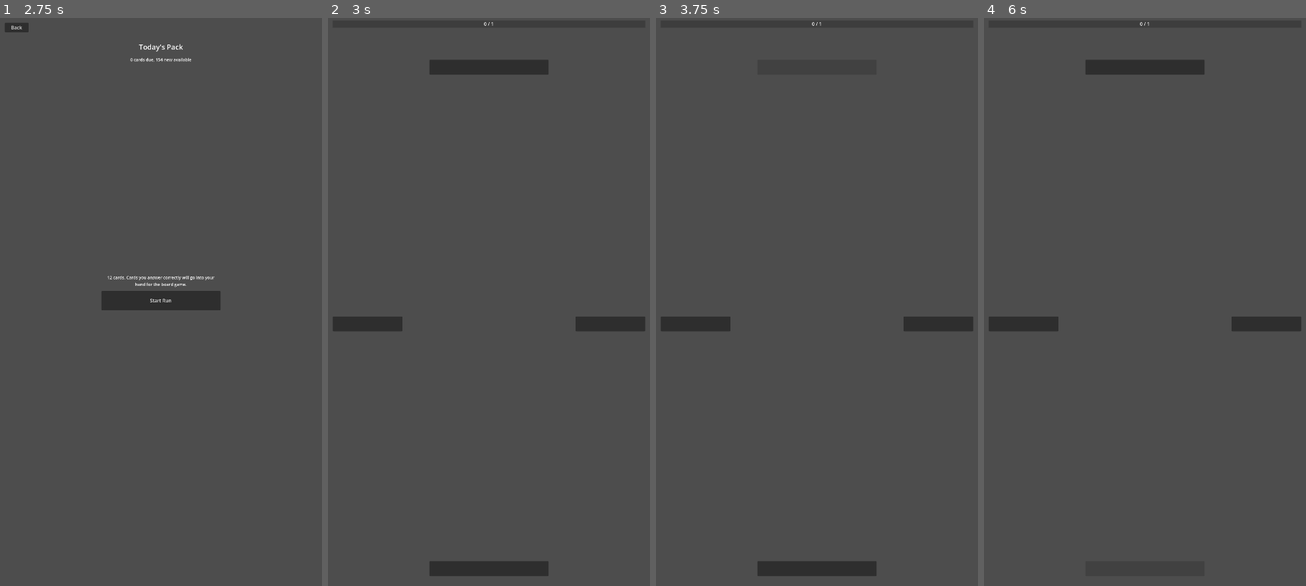
Above: before the commit, frames 1-4 (left to right).
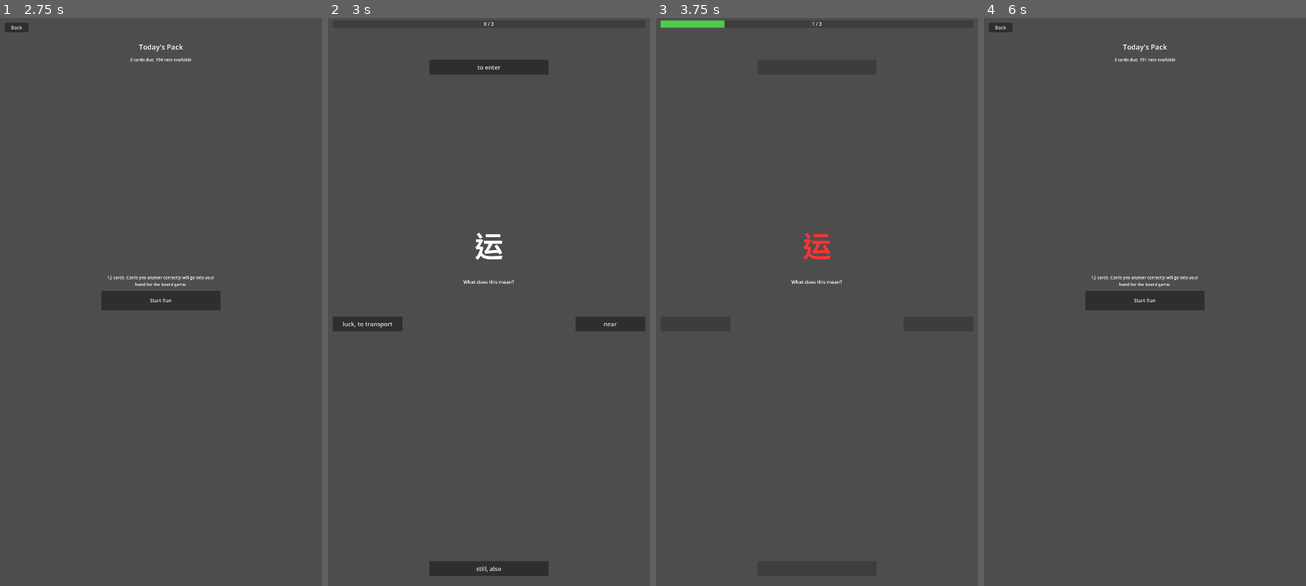
Above: after the commit, the same moments.

Repository: mikechin/Nice
Game: Godot game, scene res://scenes/screens/main_menu.tscn
Same seed, same stepped clock (60 frames per second), same inputs: the game is played once before the commit and once after it.
Inputs (mouse positions are in pixels of both pictures, inside the frame that each line leads up to):
- Up to frame 1 (2.75 s): click "Play" at 0.5 s; click "Back" at 1.25 s; click "Play" at 2 s
- Up to frame 2 (3 s): click "Start Run" at 2.75 s
- Up to frame 3 (3.75 s): click (817, 69) at 3.5 s
- Up to frame 4 (6 s): click (1145, 69) at 4.25 s; click (1145, 69) at 5 s; click (1116, 574) at 5.75 s, where only the run after the commit has a clickable "Play Again"

Frame 1 is identical in both runs. In frame 2, 0.4% of the frame differs, in the area x 4-90%, y 0-98%; in frame 3, 0.6%; in frame 4, 3.6%, in the area x 1-99%, y 0-56%.
Error before the commit: Parse Error: Too few arguments for "start_run()" call. Expected at least 2 but received 1. (res://scenes/screens/game_screen.gd:81)

Commit message:
Track hand cards from correct answers for board-game phase
SessionData now collects card ids the player answered correctly (deduped
across challenge types), and RunManager surfaces them in the run summary
as hand_cards. This is the bridge into the future board-game phase,
where the player's hand is built from what they learned during the run.

The run_type field is dropped from SessionData in the same pass since
both the field and the new hand_cards list live on the same code paths.

Co-Authored-By: Claude Opus 4.6 (1M context) <noreply@anthropic.com>

Diff:
--- a/godot-project/src/run/run_manager.gd
+++ b/godot-project/src/run/run_manager.gd
@@ -5,7 +5,6 @@
 
 signal run_completed(summary: Dictionary)
 signal round_ready(card_ids: Array)
-var run_type: String = ""
 var round_count: int = 0
 var max_rounds: int = 5
 var is_active: bool = false
@@ -21,8 +20,7 @@
 	_round = RoundManager.new()
 
 
-func start_run(type: String, pack: PackData) -> void:
-	run_type = type
+func start_run(pack: PackData) -> void:
 	_pack = pack
 	round_count = 0
 	is_active = true
@@ -32,7 +30,6 @@
 	_session = SessionData.new()
 	_session.session_id = str(roundi(Time.get_unix_time_from_system()))
 	_session.started_at = Time.get_unix_time_from_system()
-	_session.run_type = type
 
 	start_next_round()
 
@@ -90,13 +87,13 @@
 
 func get_run_summary() -> Dictionary:
 	return {
-		"run_type": run_type,
 		"rounds_completed": round_count,
 		"total_cards": _session.total_cards,
 		"correct_count": _session.correct_count,
 		"accuracy": _session.get_accuracy(),
 		"duration_seconds": _session.get_duration_seconds(),
 		"new_cards_seen": _session.new_cards_seen,
+		"hand_cards": _session.hand_cards.duplicate(),
 	}
 
 
--- a/godot-project/src/run/session_data.gd
+++ b/godot-project/src/run/session_data.gd
@@ -5,10 +5,13 @@
 @export var session_id: String = ""
 @export var started_at: float = 0.0
 @export var ended_at: float = 0.0
-@export var run_type: String = ""
 
 ## Per-card results: Array of { card_id, challenge_type, correct, rating, time_ms }
 var card_results: Array[Dictionary] = []
+
+## Cards the player answered correctly this run.
+## These get carried forward into the player's hand for the future board-game phase.
+var hand_cards: Array[String] = []
 
 @export var total_cards: int = 0
 @export var correct_count: int = 0
@@ -34,14 +37,16 @@
 	total_cards += 1
 	if correct:
 		correct_count += 1
+		if card_id not in hand_cards:
+			hand_cards.append(card_id)
 
 func to_dict() -> Dictionary:
 	return {
 		"session_id": session_id,
 		"started_at": started_at,
 		"ended_at": ended_at,
-		"run_type": run_type,
 		"card_results": card_results,
+		"hand_cards": hand_cards,
 		"total_cards": total_cards,
 		"correct_count": correct_count,
 		"new_cards_seen": new_cards_seen,
@@ -53,8 +58,9 @@
 	sd.session_id = data.get("session_id", "")
 	sd.started_at = data.get("started_at", 0.0)
 	sd.ended_at = data.get("ended_at", 0.0)
-	sd.run_type = data.get("run_type", "")
 	sd.card_results = data.get("card_results", [])
+	var hand: Array = data.get("hand_cards", [])
+	sd.hand_cards.assign(hand)
 	sd.total_cards = data.get("total_cards", 0)
 	sd.correct_count = data.get("correct_count", 0)
 	sd.new_cards_seen = data.get("new_cards_seen", 0)
--- a/godot-project/tests/run/test_run_manager.gd
+++ b/godot-project/tests/run/test_run_manager.gd
@@ -17,16 +17,15 @@
 # -- start_run --
 
 func test_start_run_initializes_state() -> void:
-	_run.start_run("challenge", _pack)
+	_run.start_run(_pack)
 	assert_bool(_run.is_active).is_true()
-	assert_str(_run.run_type).is_equal("challenge")
 	assert_int(_run.round_count).is_equal(1)
 
 
 # -- session tracking --
 
 func test_session_records_answers() -> void:
-	_run.start_run("challenge", _pack)
+	_run.start_run(_pack)
 	_run.on_card_answered("char_a", "meaning", true, 3)
 	_run.on_card_answered("char_b", "pinyin", false, 1)
 	var session := _run.get_session_data()
@@ -37,7 +36,7 @@
 # -- run summary --
 
 func test_run_summary_accuracy() -> void:
-	_run.start_run("easy", _pack)
+	_run.start_run(_pack)
 	_run.on_card_answered("char_a", "meaning", true, 3)
 	_run.on_card_answered("char_b", "meaning", true, 4)
 	_run.on_card_answered("char_c", "meaning", false, 1)
@@ -46,6 +45,21 @@
 	assert_int(summary["correct_count"]).is_equal(2)
 
 
+# -- hand cards (carried into board game) --
+
+func test_run_summary_includes_hand_cards_for_correct_answers() -> void:
+	_run.start_run(_pack)
+	_run.on_card_answered("char_a", "meaning", true, 3)
+	_run.on_card_answered("char_b", "meaning", false, 1)
+	_run.on_card_answered("char_c", "meaning", true, 4)
+	var summary := _run.get_run_summary()
+	var hand: Array = summary["hand_cards"]
+	assert_int(hand.size()).is_equal(2)
+	assert_bool(hand.has("char_a")).is_true()
+	assert_bool(hand.has("char_c")).is_true()
+	assert_bool(hand.has("char_b")).is_false()
+
+
 # -- inactive run ignores answers --
 
 func test_inactive_run_ignores_answers() -> void:
--- a/godot-project/tests/run/test_session_data.gd
+++ b/godot-project/tests/run/test_session_data.gd
@@ -9,7 +9,6 @@
 	session.session_id = "test_session_001"
 	session.started_at = 1700000000.0
 	session.ended_at = 1700000300.0
-	session.run_type = "easy"
 
 
 func test_record_answer_increments_total() -> void:
@@ -45,10 +44,29 @@
 	session.record_answer("wo3", "meaning", true, FsrsAlgorithm.Rating.GOOD, 1500)
 	var d := session.to_dict()
 	assert_str(d["session_id"]).is_equal("test_session_001")
-	assert_str(d["run_type"]).is_equal("easy")
 	assert_int(d["total_cards"]).is_equal(1)
 	assert_int(d["correct_count"]).is_equal(1)
 	assert_bool(d.has("card_results")).is_true()
+	assert_bool(d.has("hand_cards")).is_true()
+
+
+# -- hand cards (carried into board game) --
+
+func test_correct_answers_added_to_hand() -> void:
+	session.record_answer("wo3", "meaning", true, FsrsAlgorithm.Rating.GOOD, 1500)
+	session.record_answer("ni3", "meaning", false, FsrsAlgorithm.Rating.AGAIN, 3000)
+	session.record_answer("hao3", "meaning", true, FsrsAlgorithm.Rating.GOOD, 1200)
+	assert_int(session.hand_cards.size()).is_equal(2)
+	assert_bool(session.hand_cards.has("wo3")).is_true()
+	assert_bool(session.hand_cards.has("hao3")).is_true()
+	assert_bool(session.hand_cards.has("ni3")).is_false()
+
+
+func test_hand_cards_dedupe_across_challenges() -> void:
+	# Same card answered correctly on two different challenge types should appear once.
+	session.record_answer("wo3", "meaning", true, FsrsAlgorithm.Rating.GOOD, 1500)
+	session.record_answer("wo3", "pinyin", true, FsrsAlgorithm.Rating.GOOD, 1500)
+	assert_int(session.hand_cards.size()).is_equal(1)
 
 
 func test_from_dict_round_trip() -> void:
